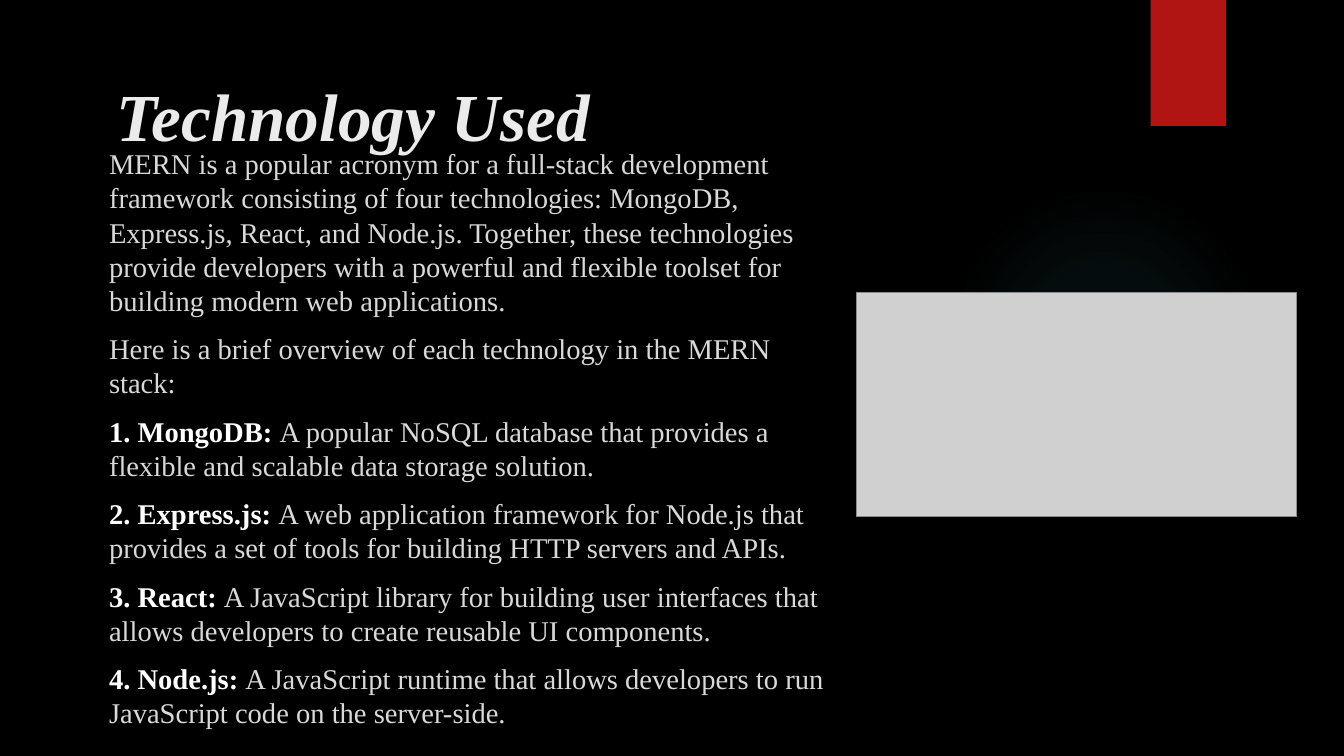
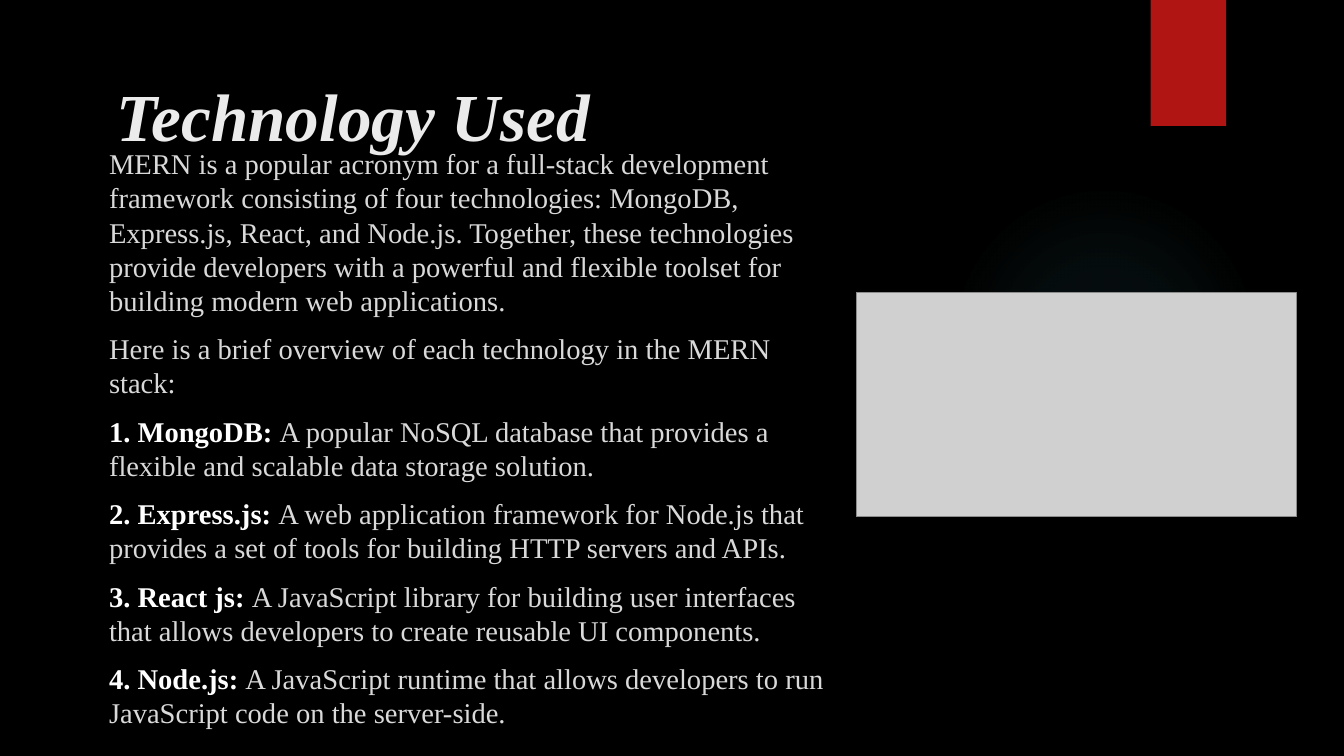
Before and after one commit to abhisheks10202/report, a slide deck: slide 6 of doggo ppt.pptx. Drawn at 1344x756 pixels with LibreOffice and Linux fonts; fonts in the diff are those of the drawing; grey boxes stand for pictures; background and template pictures are left out. Boxes give left, top, right and bottom in pixels: in the first picture for what was removed or moved away, otherwise in the second. Text is boxed around its words. In the diff, an @@ line names an element or a change of style, - is before the commit and + after.

```diff
--- a/doggo ppt.pptx
+++ b/doggo ppt.pptx
@@ text at [109,587,796,647]: text changed @@
-3. React: A JavaScript library for building user interfaces that allows developers to create reusable UI components.
+3. React js: A JavaScript library for building user interfaces that allows developers to create reusable UI components.
```
Also in this commit, not shown: 2 other slides changed, 2 slides added, 2 slides removed, 2 other files.
